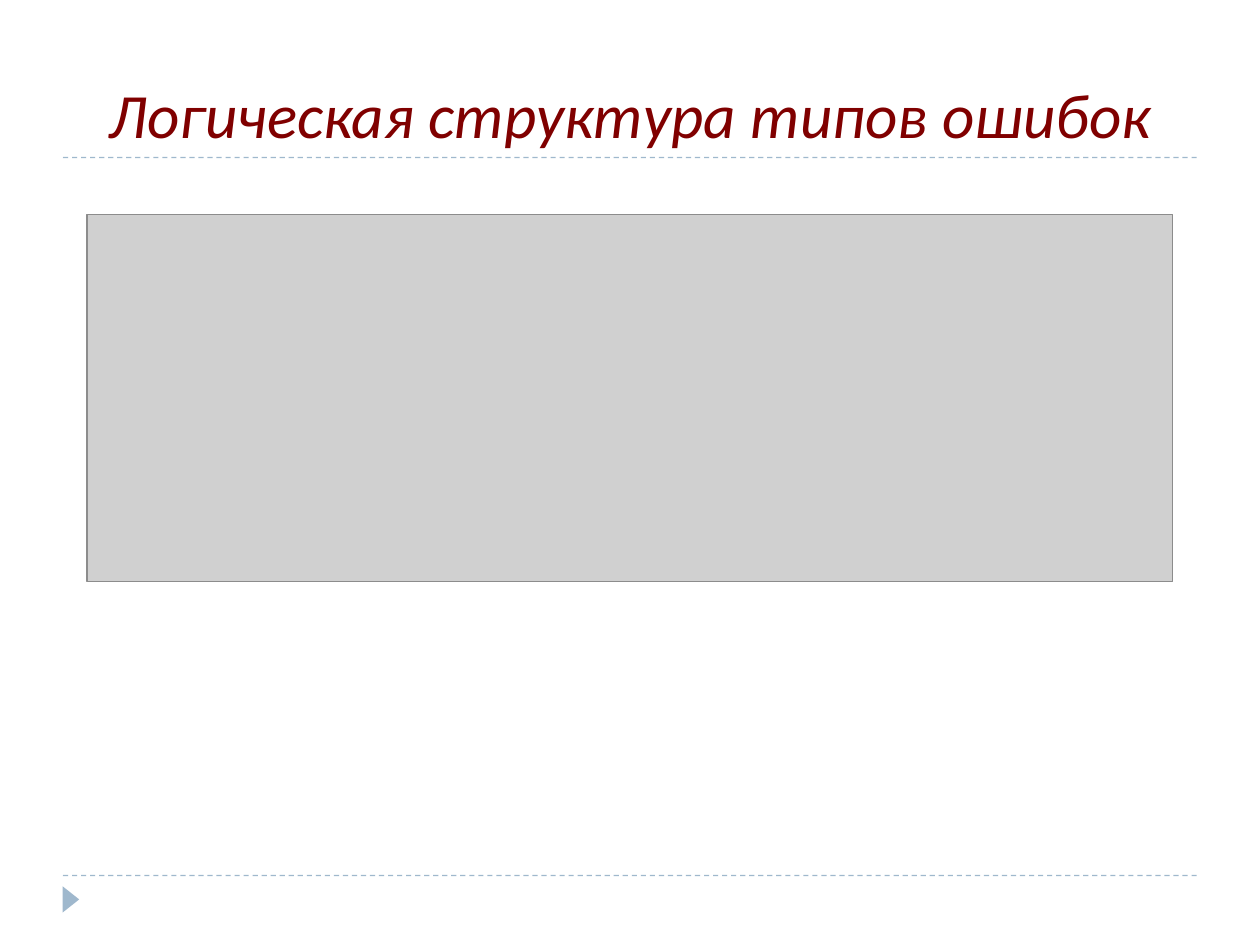
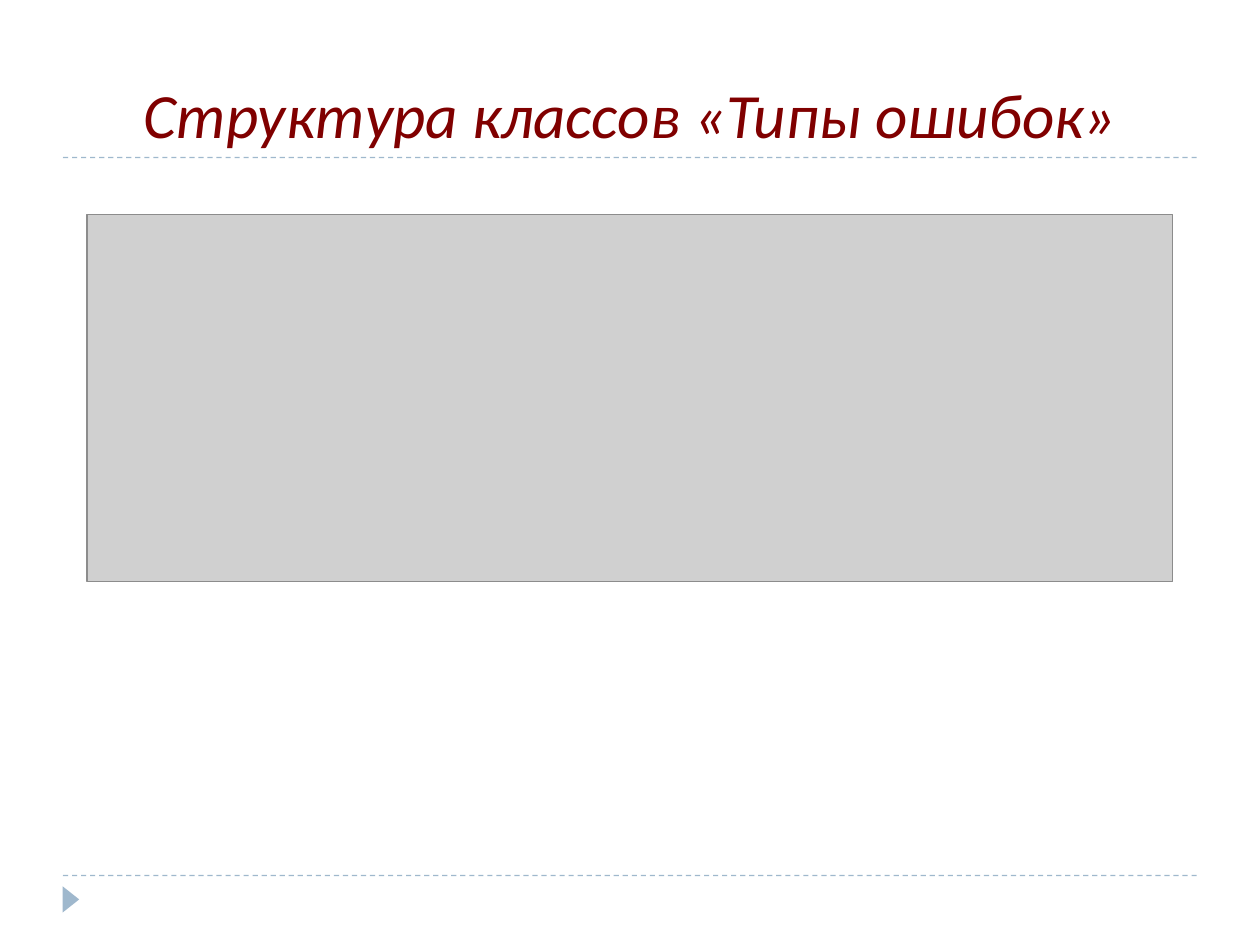
Before and after one commit to SophieKoshkareva/Article, a slide deck: slide 14 of Diploma_Koshkareva06.pptx. Drawn at 1260x945 pixels with LibreOffice and Linux fonts; fonts in the diff are those of the drawing; grey boxes stand for pictures. Boxes give left, top, right and bottom in pixels: in the first picture for what was removed or moved away, otherwise in the second. Text is boxed around its words. In the diff, an @@ line names an element or a change of style, - is before the commit and + after.

```diff
--- a/Diploma_Koshkareva06.pptx
+++ b/Diploma_Koshkareva06.pptx
@@ title at (143, 95, 1116, 148): text changed @@
-Логическая структура типов ошибок
+Структура классов «Типы ошибок»
```
Also in this commit, not shown: 9 other slides changed, 1 other file.
